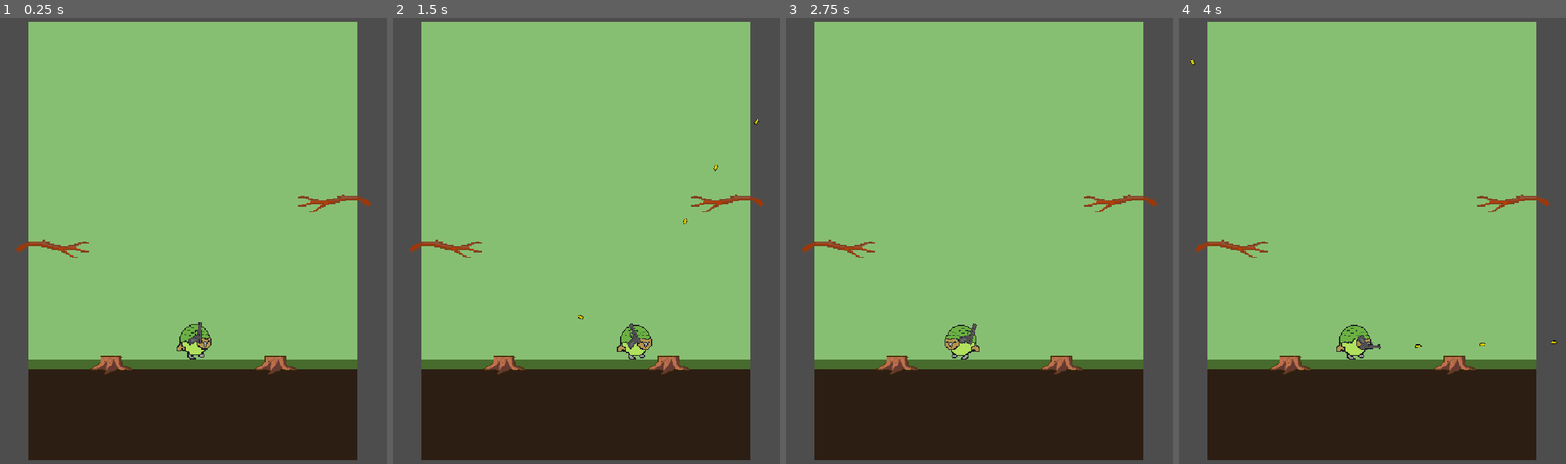
Above: before the commit, frames 1-4 (left to right).
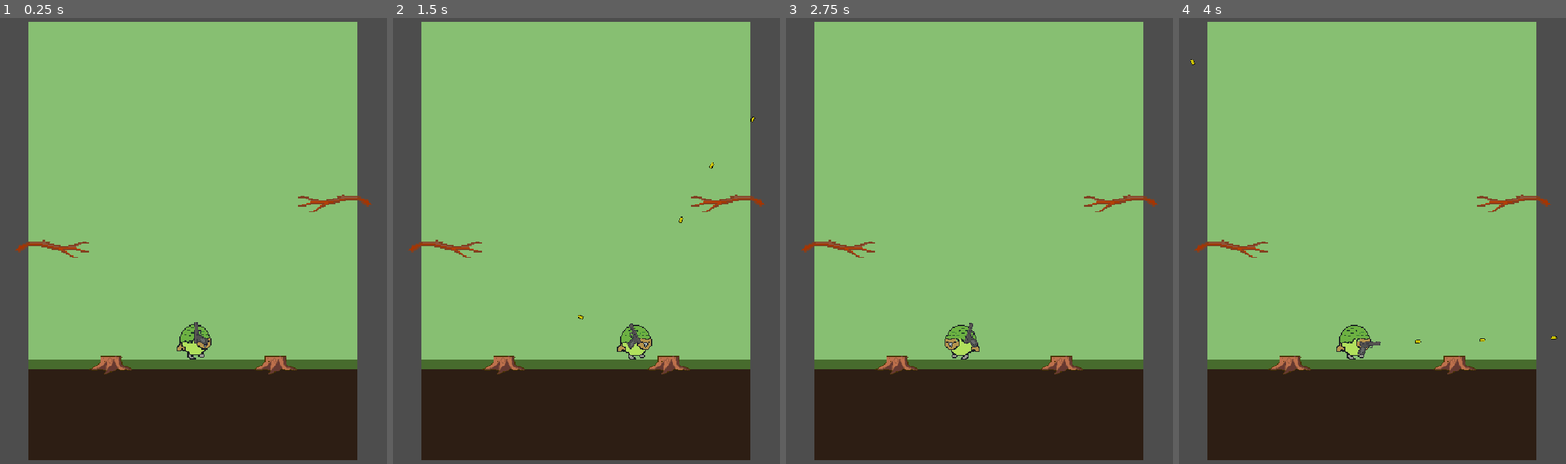
Above: after the commit, the same moments.

Repository: CCp0/Glockapo
Game: Godot game, scene res://scenes/arena.tscn
Same seed, same stepped clock (60 frames per second), same inputs: the game is played once before the commit and once after it.
Inputs (mouse positions are in pixels of both pictures, inside the frame that each line leads up to):
- Up to frame 1 (0.25 s): no input
- Up to frame 2 (1.5 s): move the mouse to (671, 232) at 0.52 s; press the mouse at (671, 232) at 0.53 s; hold D (move_right) 0.53-1.25 s; tap W (move_up) at 0.77 s; release the mouse at (671, 232) at 1.25 s; drag from (509, 285) to (745, 156) at 1.27 s
- Up to frame 3 (2.75 s): move the mouse to (1018, 147) at 2.02 s; press the mouse at (1018, 147) at 2.03 s; hold A (move_left) from 2.03 s (still down)
- Up to frame 4 (4 s): release A (move_left) at 2.75 s; release the mouse at (1411, 147) at 2.75 s; drag from (1353, 361) to (1256, 183) at 2.77 s; move the mouse to (1488, 339) at 3.52 s; press the mouse at (1488, 339) at 3.53 s; hold D (move_right) from 3.53 s (still down); tap W (move_up) at 3.77 s

The runs differ from the first frame. In frame 1, 0.1% of the frame differs, in the area x 48-54%, y 68-74%; in frame 2, less than 0.1%; in frame 3, 0.1%; in frame 4, 0.2%, in the area x 46-98%, y 71-76%.

Commit message:
Weapon Art Inverts When Facing Right

Diff:
--- a/scripts/weapon.gd
+++ b/scripts/weapon.gd
@@ -18,12 +18,23 @@
 
 var _fire_cooldown_remaining := 0.0
 var _reload_time_remaining := 0.0
+var _mount_scale_magnitude: float
+
+
+func _ready() -> void:
+	_mount_scale_magnitude = absf(scale.x)
 
 
 func _process(delta: float) -> void:
-	# The glock art faces left at rest, not right, so the mount needs a
-	# half-turn added on top of the aim angle to point the barrel correctly.
-	rotation = InputBridge.aim_vector.angle() + PI
+	var aim: Vector2 = InputBridge.aim_vector
+	# The art faces left at rest. Rotating a further half-turn to face right
+	# would render it upside down, so we mirror the mount instead
+	if aim.x >= 0.0:
+		scale.x = -_mount_scale_magnitude
+		rotation = aim.angle()
+	else:
+		scale.x = _mount_scale_magnitude
+		rotation = aim.angle() + PI
 
 	_fire_cooldown_remaining = maxf(_fire_cooldown_remaining - delta, 0.0)
 
